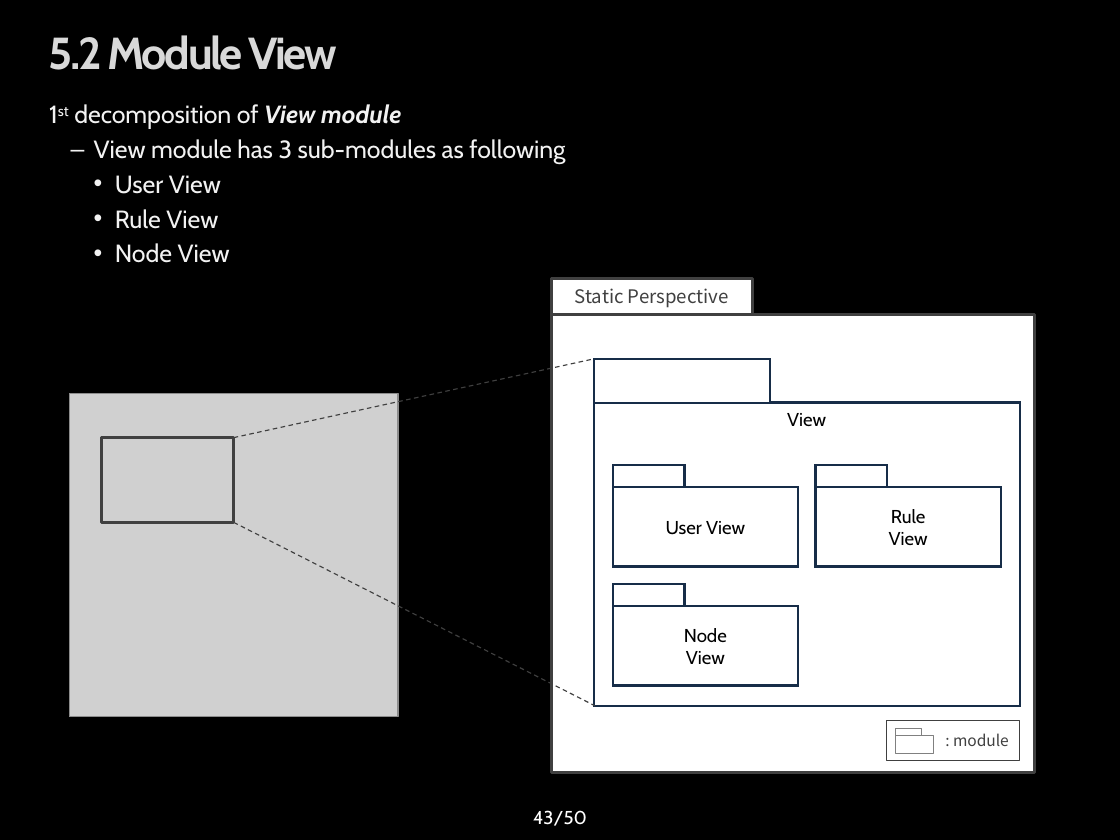
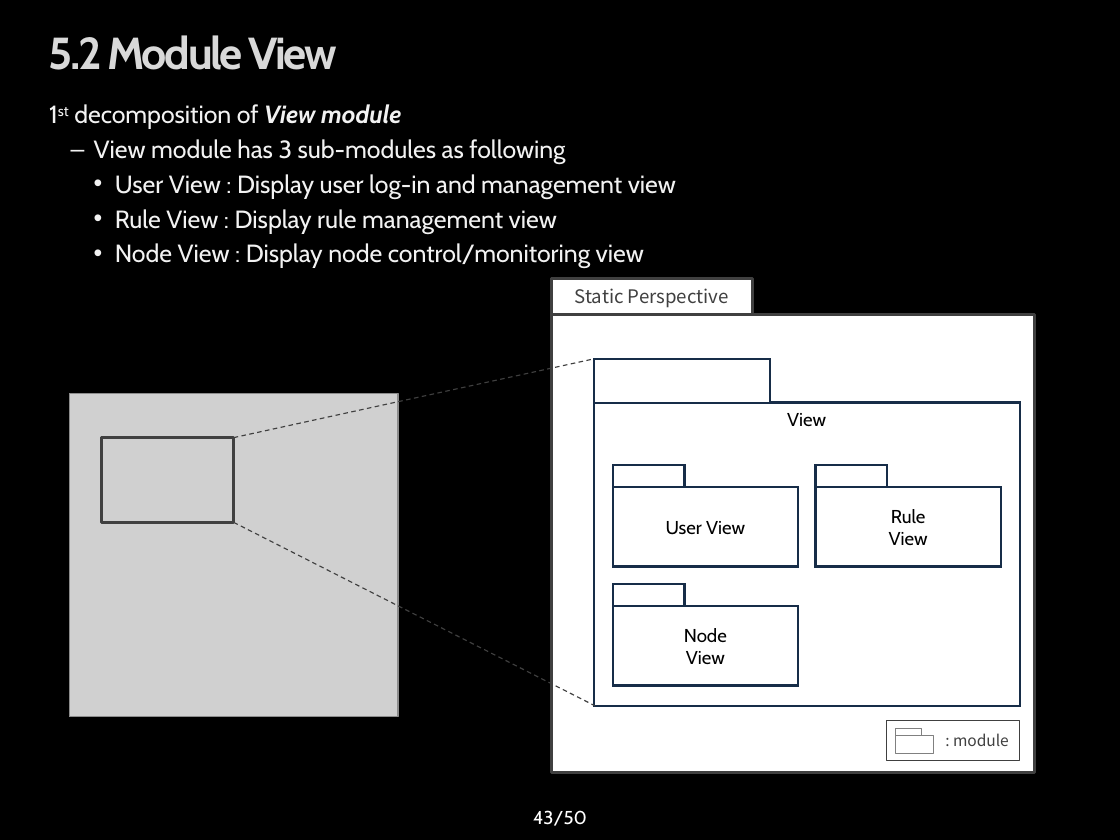
Before and after one commit to youkkwon/smarthome, a slide deck: slide 43 of doc/IoT System Initial Presentation_0609.pptx. Drawn at 1120x840 pixels with LibreOffice and Linux fonts; fonts in the diff are those of the drawing; grey boxes stand for pictures; background and template pictures are left out. Boxes give left, top, right and bottom in pixels: in the first picture for what was removed or moved away, otherwise in the second. Text is boxed around its words. In the diff, an @@ line names an element or a change of style, - is before the commit and + after.

```diff
--- a/doc/IoT System Initial Presentation_0609.pptx
+++ b/doc/IoT System Initial Presentation_0609.pptx
@@ text at <box>115,174,676,268</box>: text changed @@
-    • User View
-    • Rule View
-    • Node View
+    • User View : Display user log-in and management view
+    • Rule View : Display rule management view
+    • Node View : Display node control/monitoring view
```
Also in this commit, not shown: 1 other slide changed.
